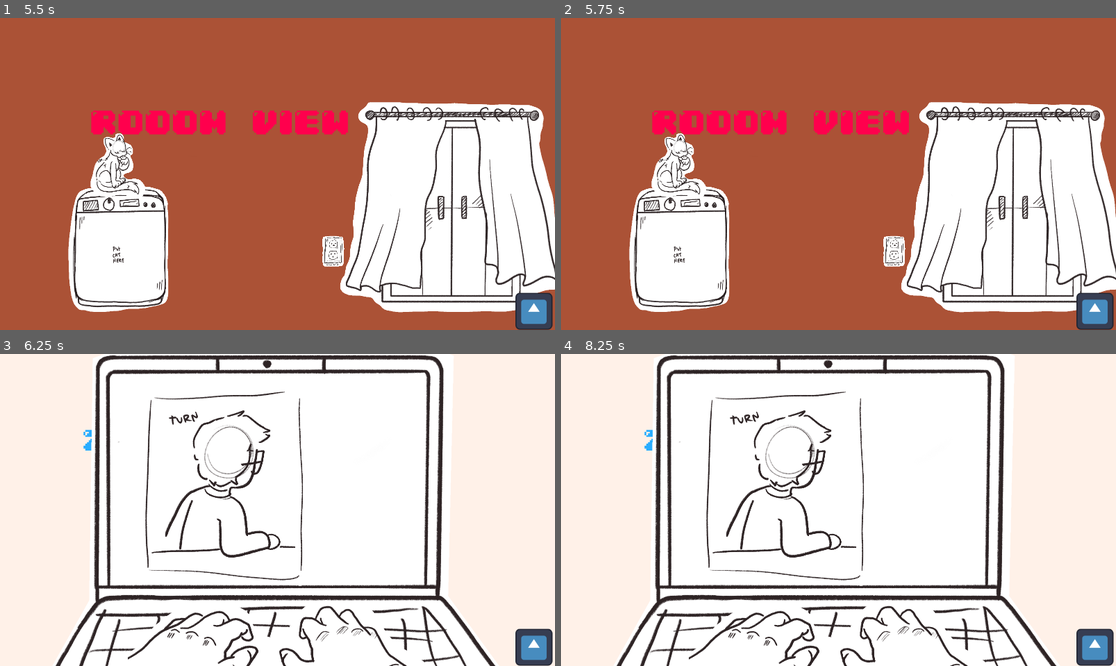
Above: before the commit, frames 1-4 (two rows, left to right).
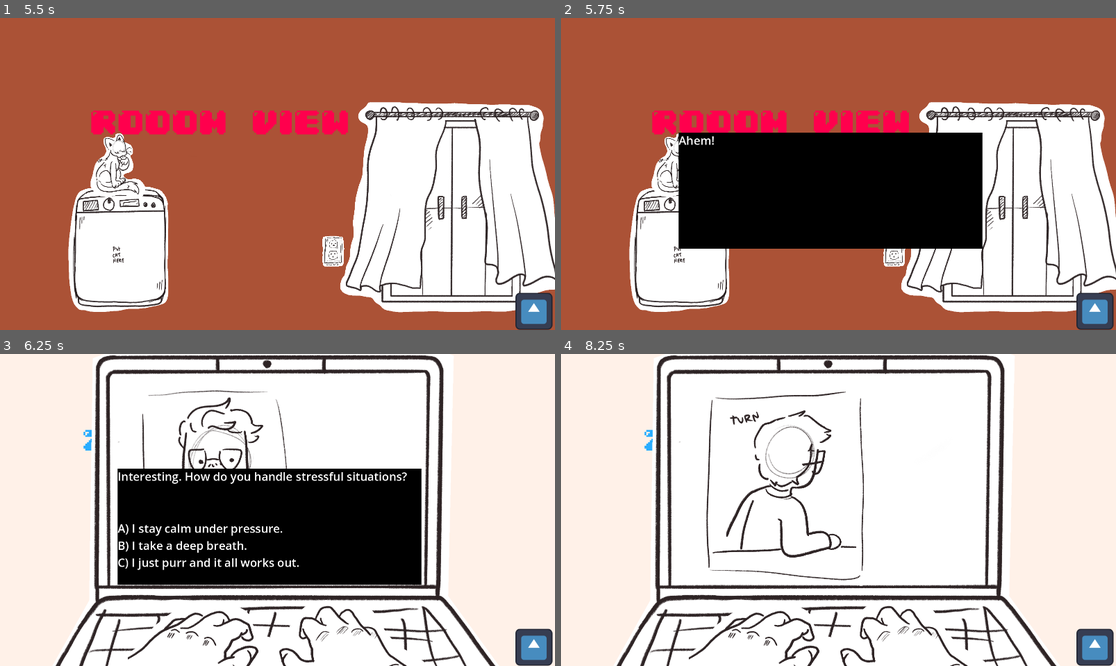
Above: after the commit, the same moments.

Repository: LukeDul/zoom
Game: Godot game, scene res://main.tscn
Two runs of this game, one before a commit and one after it. Both use one fixed random seed, a clock stepped at 60 frames per second and the inputs below. The engine's default icon, where the game draws it, is replaced by a stand-in: a white triangle on a blue panel in a dark square.
Inputs (mouse positions are in pixels of both pictures, inside the frame that each line leads up to):
- Up to frame 1 (5.5 s): click (260, 295) at 0.5 s; click (532, 311) at 1.25 s; click (122, 223) at 2 s; click (99, 258) at 2.75 s; click (133, 142) at 3.5 s; click (122, 223) at 4.25 s; click (133, 142) at 5 s
- Up to frame 2 (5.75 s): no input
- Up to frame 3 (6.25 s): click (532, 647) at 5.75 s
- Up to frame 4 (8.25 s): click (855, 631) at 6.5 s; click (894, 631) at 7.25 s; click (821, 631) at 8 s

Frame 1 is identical in both runs. In frame 2, 20% of the frame differs, in the area x 21-76%, y 36-74%; in frame 3, 21%, in the area x 21-76%, y 11-75%; in frame 4, nothing differs.

Commit message:
helphlep

Diff:
--- a/main.gd
+++ b/main.gd
@@ -1,5 +1,4 @@
 extends Node2D
-
 
 @onready var turn_around = $TurnAround
 @onready var room_view: Node2D = $RoomView
@@ -11,17 +10,26 @@
 enum CatStates {IDLE, CURTAINS, WASHING_MACHINE, OUTLET}
 enum TaskState {UNRESOLVED, SUCCESS, FAILURE}
 
-const TASK_TIMER_DURATION = 15.0
-
+const TASK_TIMER_DURATION = 5.0
+
+## Maps the teacher's dialogue to possible player responses.
 ## Maps the teacher's dialogue to possible player responses.
 const dialog_to_response: Dictionary[String, Array] = {
 	"Hello, thank you for joining the call. Can you tell me about your previous work experience?": ["My last job was... interesting.", "I'm a quick learner.", "I've been working with cats."],
 	"Interesting. How do you handle stressful situations?": ["I stay calm under pressure.", "I take a deep breath.", "I just purr and it all works out."],
-	"Okay, I'll be right back. Just need to grab a file.": ["Sounds good.", "Okay.", "I'll be here."],
+	"Okay, I'll be right back. Just need to grab a file.": ["Sounds good.", "Okay.", "I'll be here."], # Interruption 1
 	"I'm back. Where were we?": ["Talking about stress.", "You were gone for a bit.", "I'm ready for the next question."],
 	"Great. Let's talk about problem-solving.": ["I like to think outside the box.", "I use logic and reason.", "I let the cat decide."],
-	"Okay, I'll be right back again. Don't go anywhere.": ["Sounds good.", "Okay.", "I'll be here."],
+	"Okay, I'll be right back again. Don't go anywhere.": ["Sounds good.", "Okay.", "I'll be here."], # Interruption 2
 	"I'm back again. One more question.": ["Ready when you are.", "Just a little more.", "I'm still here."],
+
+	# --- START OF FIX ---
+	# Add a new question and a third interruption here.
+	"Tell me about a time you worked on a team.": ["I'm a great collaborator.", "I prefer to lead.", "My cat was the project manager."],
+	"Fascinating. One moment, my dog is barking. Be right back.": ["No problem.", "I understand.", "I'll wait."], # Interruption 3
+	"Alright, sorry about that. Now, for my final question.": ["I'm ready.", "Let's finish this.", "Was it a big dog?"],
+	# --- END OF FIX ---
+
 	"Okay, that's everything for now. We'll be in touch!": ["Thank you!", "Goodbye!", "Looking forward to it!"]
 }
 
@@ -91,11 +99,35 @@
 	if room_view_button_ready:
 		if room_view.visible:
 			# Player is in room view, so turn back to interview
+			print("Turning from Room View to Computer View")
 			room_view.visible = false
 			computer_view.visible = true
 
+			# Check if the professor is back, then continue the dialogue
+			if hochberg_is_back:
+				print("Professor is back, continuing dialogue.")
+				hochberg.play("default")
+
+				# --- START OF FIX ---
+				# This logic is moved from _on_task_timer_timeout to prevent
+				# calling that function and incrementing the game cycle twice.
+				if task_state == TaskState.SUCCESS:
+					print("Task was a success, displaying next dialogue.")
+					display_next_dialog()
+				else:
+					print("Task failed, displaying failure dialogue.")
+					dialog_bubble.visible = true
+					dialog_bubble.set_dialog("WHAT THE HECK IS GOING ON HERE?", ["Oh no!", "I'm sorry.", "The cat did it!"])
+					dialog_bubble.but1.visible = true
+					dialog_bubble.but2.visible = true
+					dialog_bubble.but3.visible = true
+				# --- END OF FIX ---
+
+				hochberg_is_back = false
+
 		else:
 			# Player is in interview view, so turn to room
+			print("Turning from Computer View to Room View")
 			room_view.visible = true
 			computer_view.visible = false
 
@@ -103,8 +135,8 @@
 			if room_view:
 				room_view.show_cat_event()
 
-		dialog_bubble.visible = false
 		turn_around.visible = true
+
 
 func _on_room_tasks_completed(success: bool):
 	print("TASK COMPLETED")
@@ -119,7 +151,6 @@
 		print("Task failed! Score is now: " + str(score))
 
 func _on_task_timer_timeout():
-	# This function handles the professor's return, but does not force a view change
 	print("Timer ran out, professor is back!")
 
 	# The professor is back, regardless of the view
@@ -133,8 +164,10 @@
 		if computer_view.visible:
 			# If the player is on the computer view, the dialogue appears automatically
 			if task_state == TaskState.SUCCESS:
+				print("Task was a success, displaying next dialogue.")
 				display_next_dialog()
 			else:
+				print("Task failed, displaying failure dialogue.")
 				dialog_bubble.visible = true
 				dialog_bubble.set_dialog("WHAT THE HECK IS GOING ON HERE?", ["Oh no!", "I'm sorry.", "The cat did it!"])
 				dialog_bubble.but1.visible = true
@@ -142,9 +175,10 @@
 				dialog_bubble.but3.visible = true
 		else:
 			# Player is still in the room, show "ahem!" to prompt a manual return
+			print("Player is in room view, displaying Ahem!")
 			dialog_bubble.visible = true
 			dialog_bubble.set_dialog("Ahem!", [])
-
+			hochberg_is_back = true
 
 func end_game():
 	if dialog_bubble:
